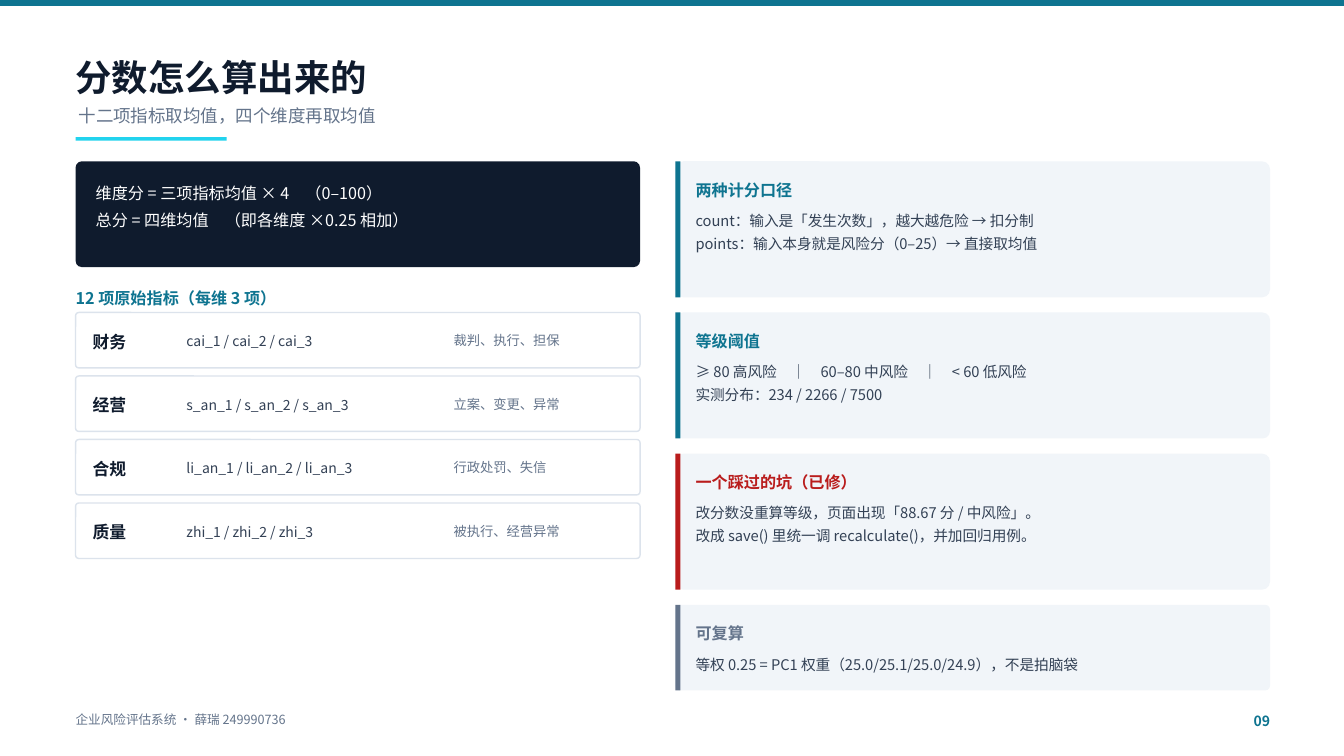
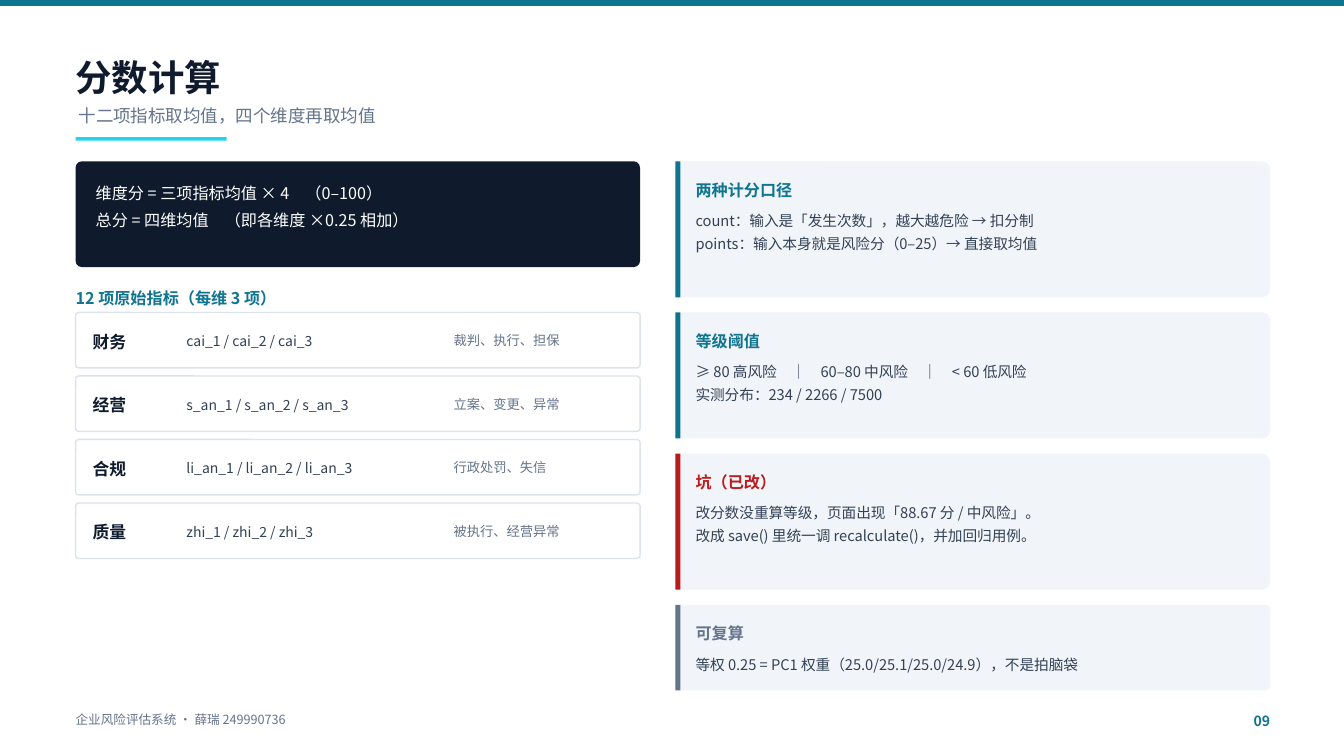
Before and after one commit to pythonlearnerX/enterprise-risk-assessment, a slide deck: slide 9 of 课次/项目17-答辩PPT/企业风险评估系统-答辩汇报-v3.pptx. Drawn at 1344x756 pixels with LibreOffice and Linux fonts; fonts in the diff are those of the drawing. Boxes give left, top, right and bottom in pixels: in the first picture for what was removed or moved away, otherwise in the second. Text is boxed around its words. In the diff, an @@ line names an element or a change of style, - is before the commit and + after.

```diff
--- a/课次/项目17-答辩PPT/企业风险评估系统-答辩汇报-v3.pptx
+++ b/课次/项目17-答辩PPT/企业风险评估系统-答辩汇报-v3.pptx
@@ text at (76,60,222,95): text changed @@
-分数怎么算出来的
+分数计算
@@ text at (696,474,777,490): text changed @@
-一个踩过的坑（已修）
+坑（已改）
```
Also in this commit, not shown: 12 other slides changed, 11 other files.
